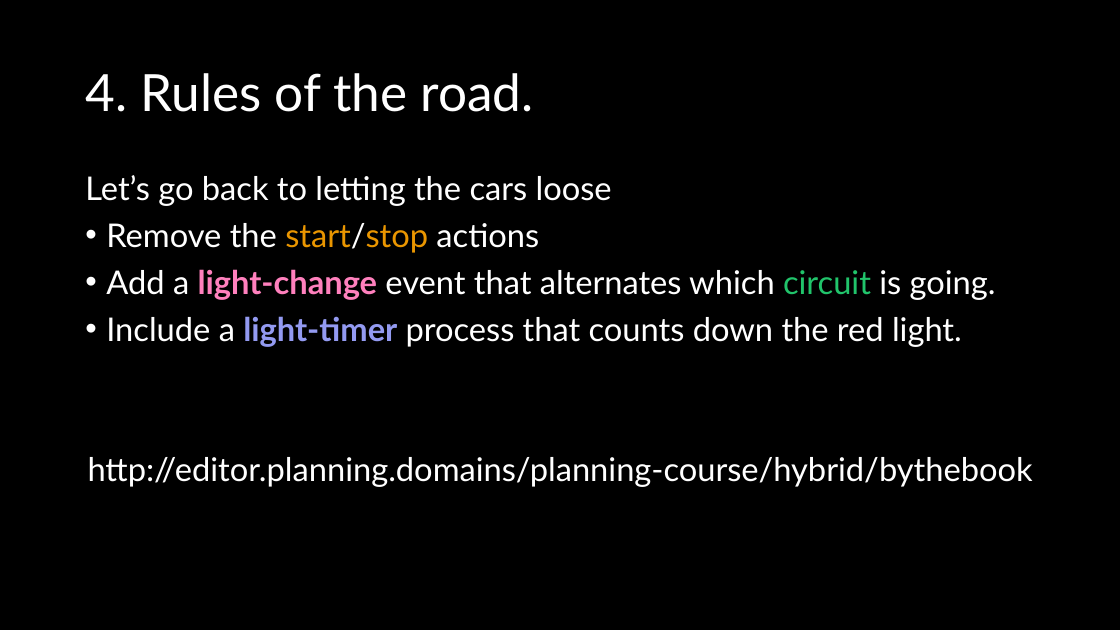
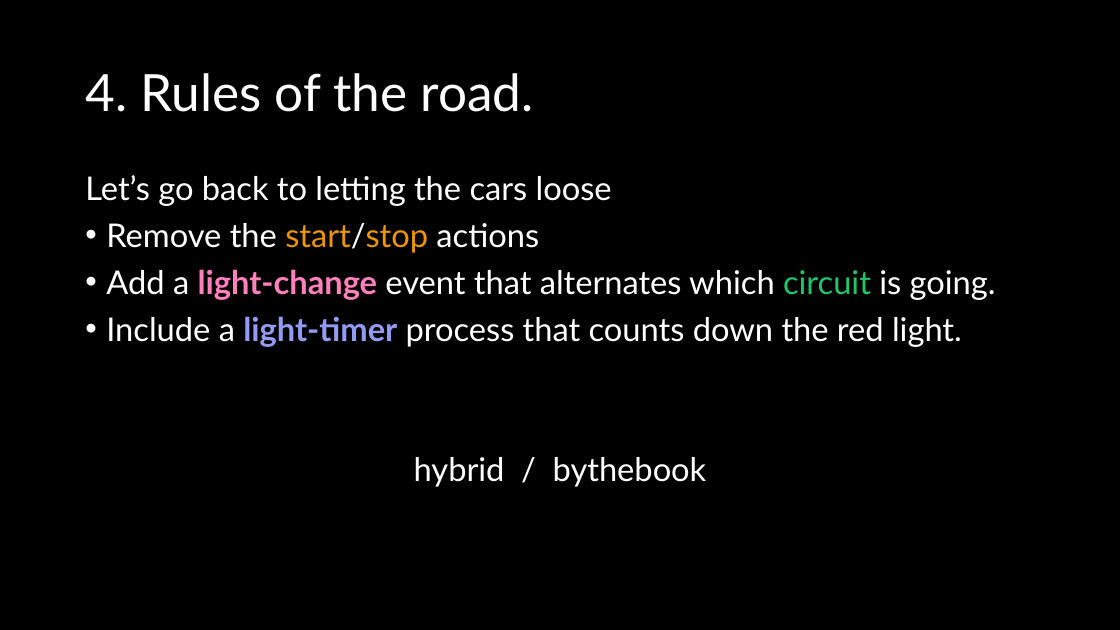
Before and after one commit to AI-Planning/modeling-in-pddl, a slide deck: slide 15 of exercises/cisc-813/hybrid/slides.pptx. Drawn at 1120x630 pixels with LibreOffice and Linux fonts; fonts in the diff are those of the drawing. Boxes give left, top, right and bottom in pixels: in the first picture for what was removed or moved away, otherwise in the second. Text is boxed around its words. In the diff, an @@ line names an element or a change of style, - is before the commit and + after.

```diff
--- a/exercises/cisc-813/hybrid/slides.pptx
+++ b/exercises/cisc-813/hybrid/slides.pptx
@@ text at (x1=414, y1=457, x2=707, y2=487): text changed @@
-http://editor.planning.domains/planning-course/hybrid/bythebook
+hybrid / bythebook
```
Also in this commit, not shown: 8 other slides changed, 7 other files.
